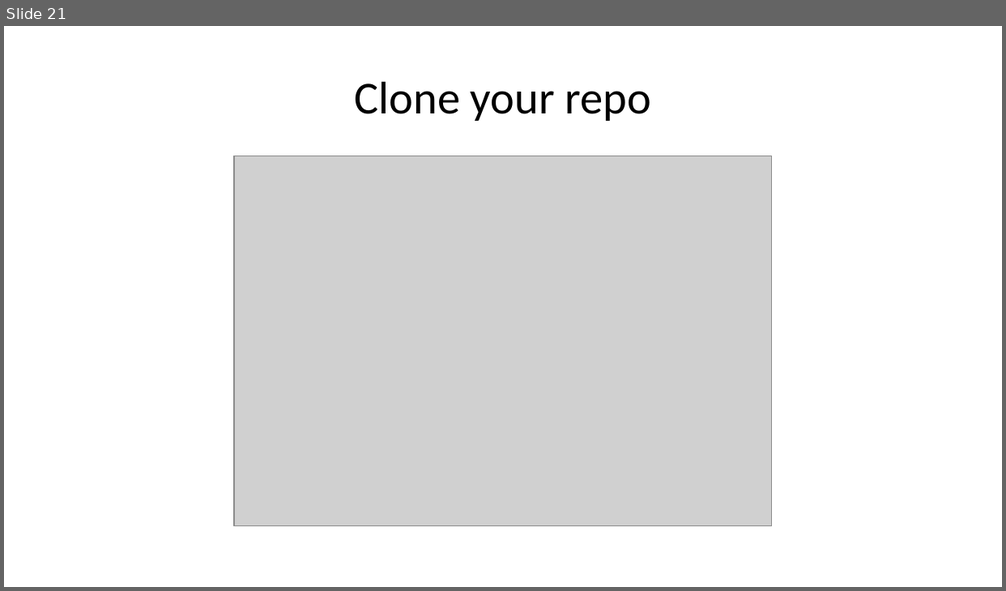
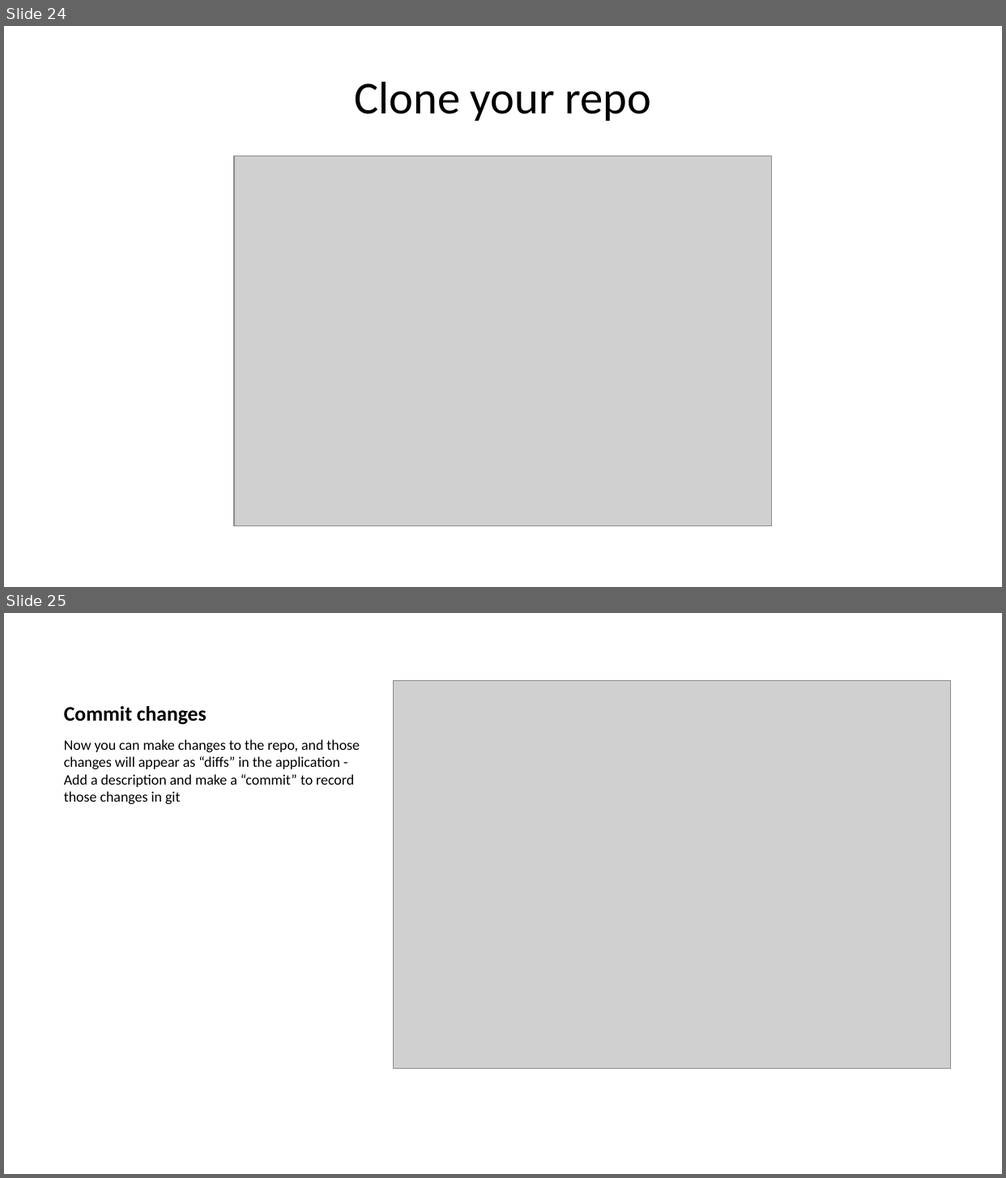
Before and after one commit to jrspringman/psci3200-globaldev, a slide deck: docs/slides/lees-git.pptx. Shown one above the other, each under a label of ours: slide 21 before the commit, slides 24 and 25 after it. The pictures are 1006x591 and 1006x1178 pixels, drawn with LibreOffice and Linux fonts; fonts in the diff are those of the drawing; grey boxes stand for pictures. Boxes give left, top, right and bottom in pixels: in the first picture for what was removed or moved away, otherwise in the second. Text is boxed around its words. In the diff, an @@ line names an element or a change of style, - is before the commit and + after.

```diff
--- a/docs/slides/lees-git.pptx
+++ b/docs/slides/lees-git.pptx
@@ slide 25 added at [4,613,1002,1174], background #FFFFFF @@
@@ picture added at [393,681,950,1069] @@
@@ title added at [64,706,206,725], 15 pt, text #000000, bold @@
+Commit changes
@@ text added at [64,739,360,804], 10.5 pt, text #000000 @@
+Now you can make changes to the repo, and those changes will appear as “diffs” in the application - Add a description and make a “commit” to record those changes in git
@@ what was slide 21 is now slide 24 @@
```
Also in this commit, not shown: 8 slides changed, 10 other slides added, 21 slides removed, 16 other files.
